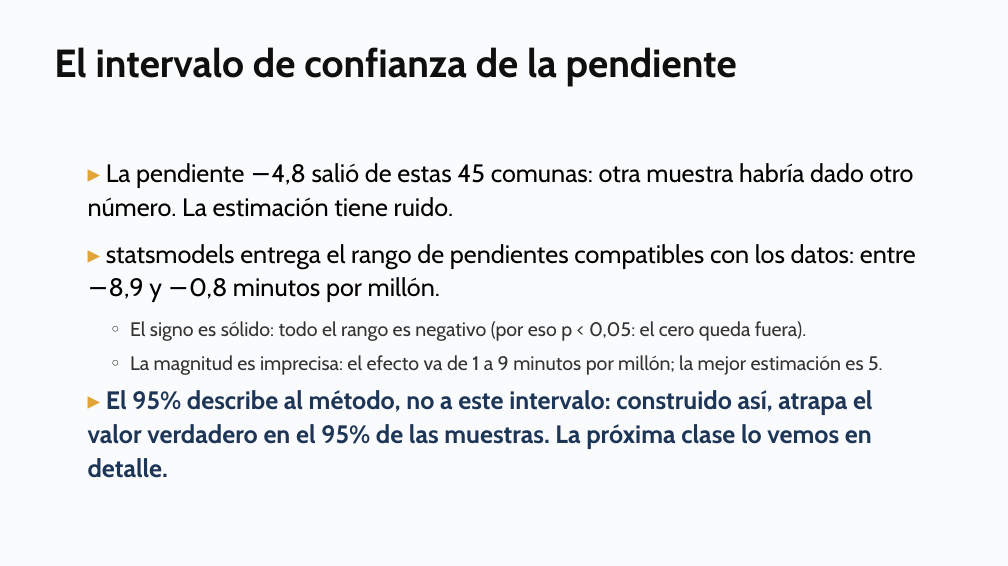
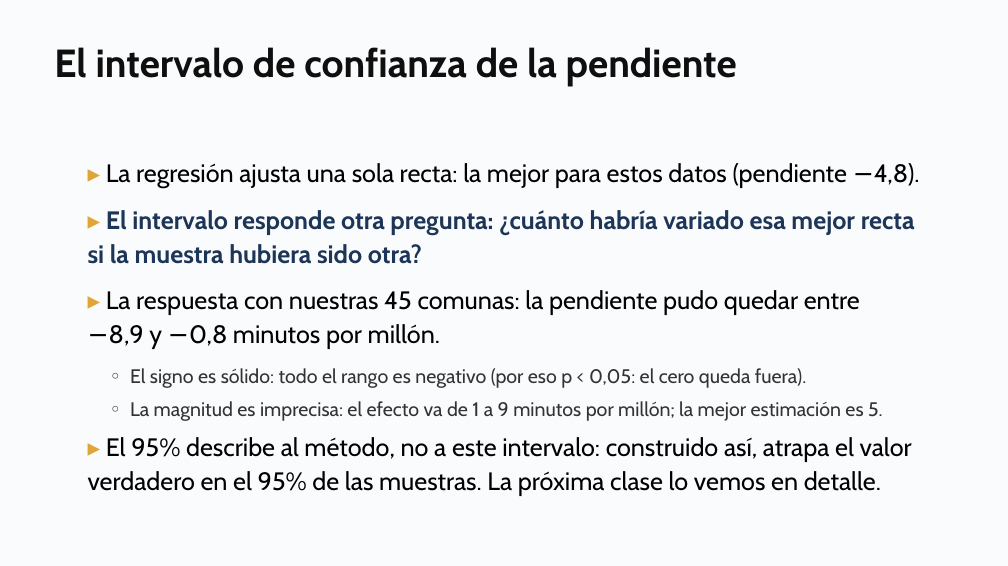
Before and after one commit to daniopitz/cienciadatos, a slide deck: slide 21 of presentaciones/clase04_regresion.pptx. Drawn at 1008x566 pixels with LibreOffice and Linux fonts; fonts in the diff are those of the drawing. Boxes give left, top, right and bottom in pixels: in the first picture for what was removed or moved away, otherwise in the second. Text is boxed around its words. In the diff, an @@ line names an element or a change of style, - is before the commit and + after.

```diff
--- a/presentaciones/clase04_regresion.pptx
+++ b/presentaciones/clase04_regresion.pptx
@@ text at bbox=[88, 163, 920, 349]: text changed @@
-▸ La pendiente −4,8 salió de estas 45 comunas: otra muestra habría dado otro número. La estimación tiene ruido.
-▸ statsmodels entrega el rango de pendientes compatibles con los datos: entre −8,9 y −0,8 minutos por millón.
+▸ La regresión ajusta una sola recta: la mejor para estos datos (pendiente −4,8).
+▸ El intervalo responde otra pregunta: ¿cuánto habría variado esa mejor recta si la muestra hubiera sido otra?
+▸ La respuesta con nuestras 45 comunas: la pendiente pudo quedar entre −8,9 y −0,8 minutos por millón.
@@ text at bbox=[88, 437, 912, 496]: text colour #1D3557 to #000000, bold off in "El 95% describe al método, no a ..." @@
```
Also in this commit, not shown: 2 other files.
